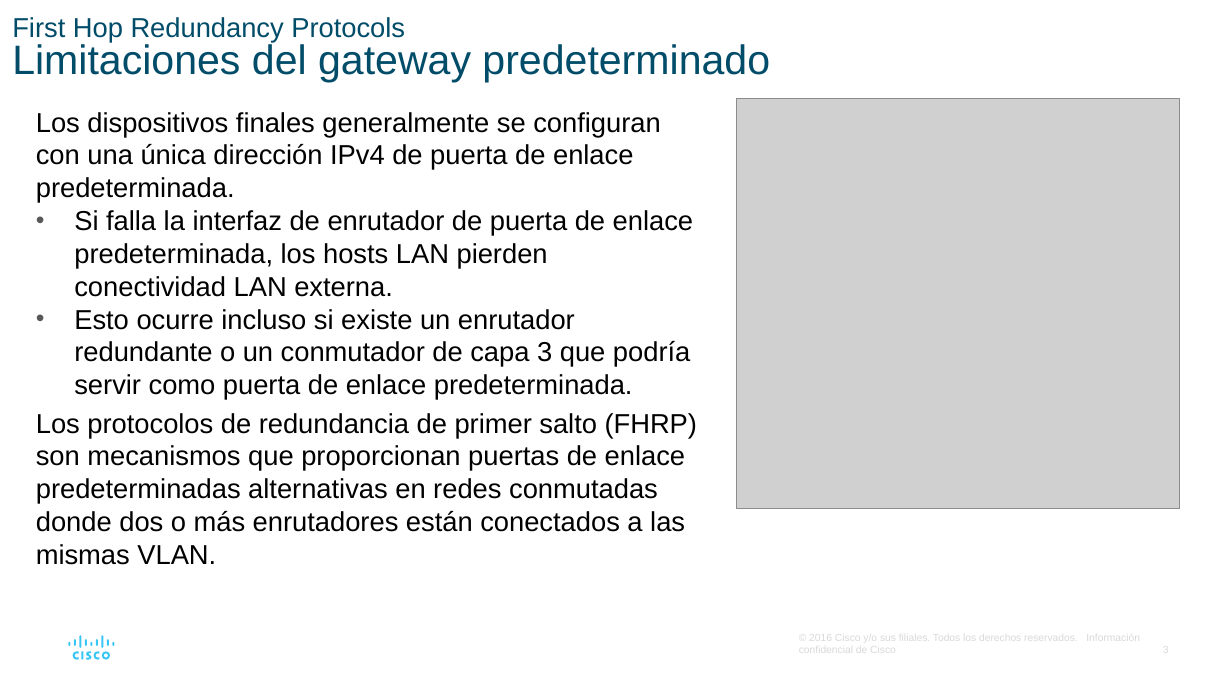
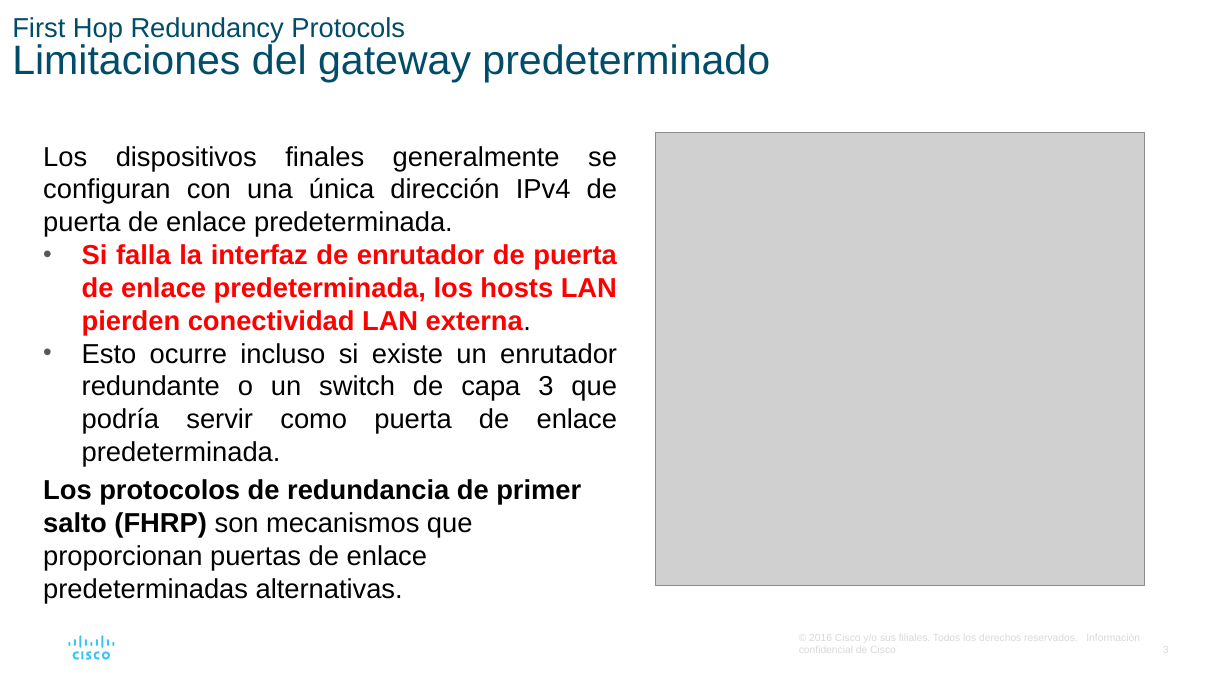
Before and after one commit to lizetheP/WAN, a slide deck: slide 3 of EjerciciosResueltos/Modulo1/1_4_HSRP/FHRP.pptx. Drawn at 1232x693 pixels with LibreOffice and Linux fonts; fonts in the diff are those of the drawing; grey boxes stand for pictures. Boxes give left, top, right and bottom in pixels: in the first picture for what was removed or moved away, otherwise in the second. Text is boxed around its words. In the diff, an @@ line names an element or a change of style, - is before the commit and + after.

```diff
--- a/EjerciciosResueltos/Modulo1/1_4_HSRP/FHRP.pptx
+++ b/EjerciciosResueltos/Modulo1/1_4_HSRP/FHRP.pptx
@@ text "Los dispositivos finales generalmente se ...": place and size @@
-text "Los dispositivos finales generalmente se ..." at [36, 112, 697, 565]
+text "Los dispositivos finales generalmente se ..." at [43, 146, 617, 604]
@@ text at [43, 146, 617, 336]: text colour #000000 to #FF0000, bold on in "Si falla la interfaz de enrutador de ..."; alignment left to justified @@
@@ picture: place and size @@
-picture at [737, 99, 1180, 509]
+picture at [655, 133, 1145, 586]
@@ text at [43, 343, 617, 604]: text changed @@
-• Esto ocurre incluso si existe un enrutador redundante o un conmutador de capa 3 que podría servir como puerta de enlace predeterminada.
-Los protocolos de redundancia de primer salto (FHRP) son mecanismos que proporcionan puertas de enlace predeterminadas alternativas en redes conmutadas donde dos o más enrutadores están conectados a las mismas VLAN.
+• Esto ocurre incluso si existe un enrutador redundante o un switch de capa 3 que podría servir como puerta de enlace predeterminada.
+Los protocolos de redundancia de primer salto (FHRP) son mecanismos que proporcionan puertas de enlace predeterminadas alternativas.
```
Also in this commit, not shown: 5 other slides changed, 2 slides removed, 12 other files.
